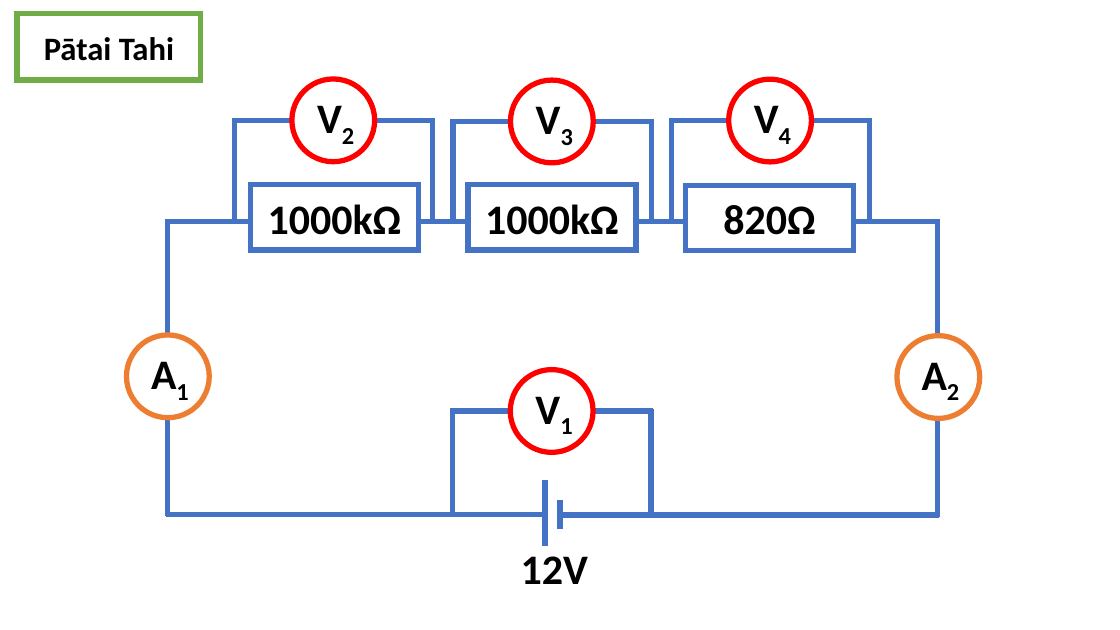
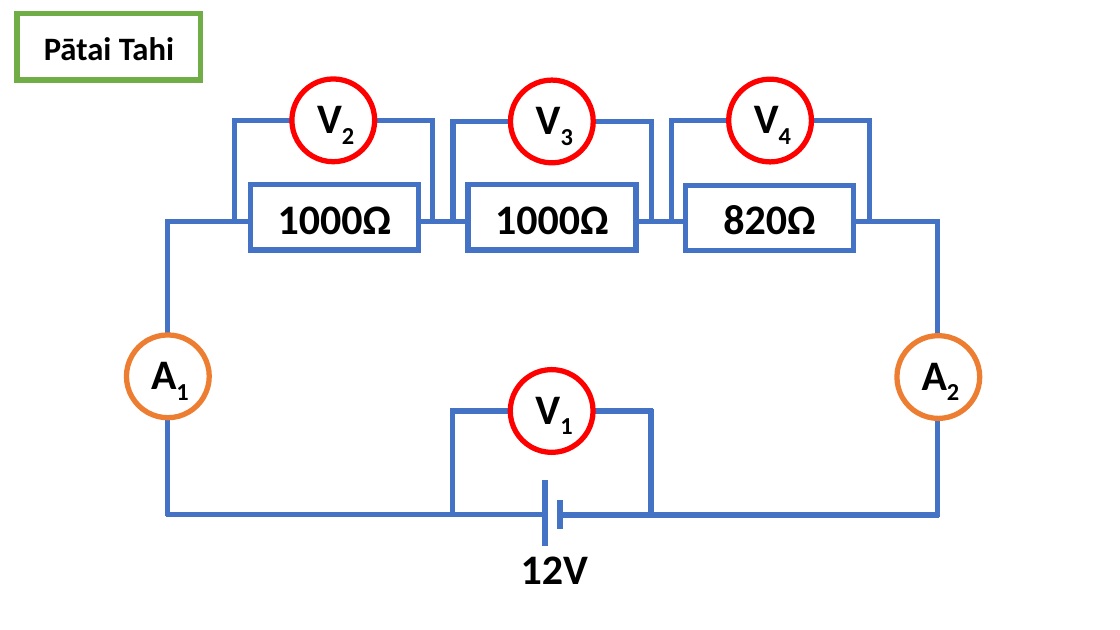
Before and after one commit to finnito/Science, a slide deck: slide 1 of content/12phy/as91173/Circuits.pptx. Drawn at 1120x630 pixels with LibreOffice and Linux fonts; fonts in the diff are those of the drawing. Boxes give left, top, right and bottom in pixels: in the first picture for what was removed or moved away, otherwise in the second. Text is boxed around its words. In the diff, an @@ line names an element or a change of style, - is before the commit and + after.

```diff
--- a/content/12phy/as91173/Circuits.pptx
+++ b/content/12phy/as91173/Circuits.pptx
@@ text in rectangle at [278, 206, 392, 235]: text changed @@
-1000kΩ
+1000Ω
@@ text in rectangle at [495, 206, 609, 235]: text changed @@
-1000kΩ
+1000Ω
```
Also in this commit, not shown: 2 other slides changed, 1 slide added, 8 other files.
